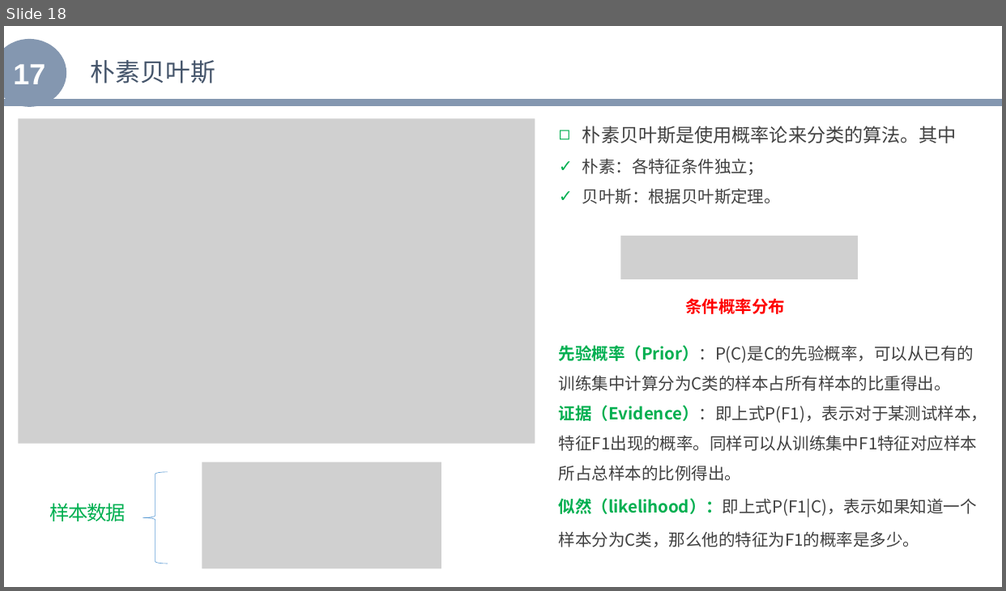
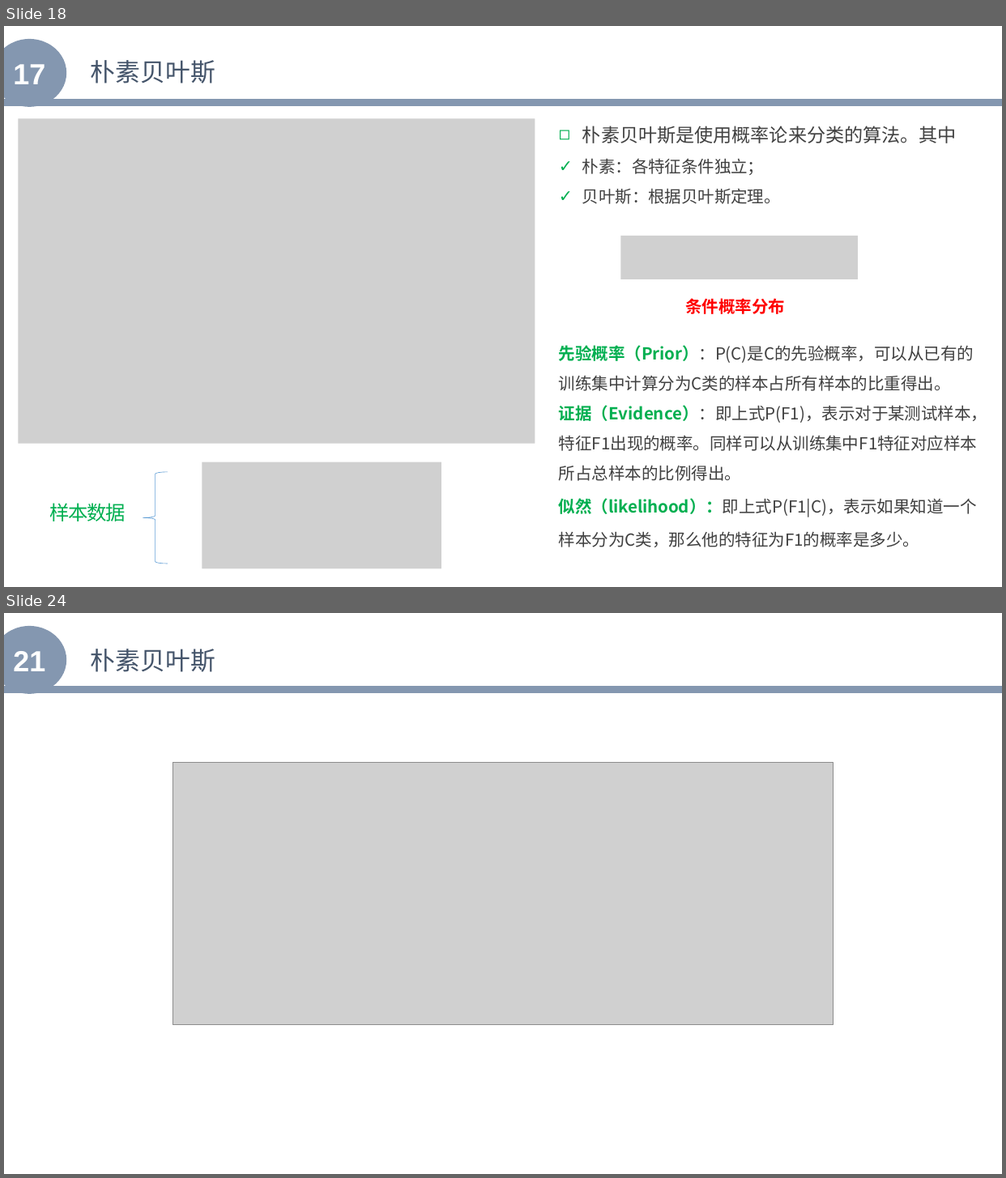
Before and after one commit to zhenglibins/python, a slide deck: python资料/Python与机器学习入门.pptx. Shown one above the other, each under a label of ours: slide 18 before the commit, slides 18 and 24 after it; the slides between them are not shown. The pictures are 1006x591 and 1006x1178 pixels, drawn with LibreOffice and Linux fonts; fonts in the diff are those of the drawing; grey boxes stand for pictures. Boxes give left, top, right and bottom in pixels: in the first picture for what was removed or moved away, otherwise in the second. Text is boxed around its words. In the diff, an @@ line names an element or a change of style, - is before the commit and + after.

```diff
--- a/python资料/Python与机器学习入门.pptx
+++ b/python资料/Python与机器学习入门.pptx
@@ slide 24 added at <box>4,613,1002,1174</box>, background #FFFFFF @@
@@ ellipse added at <box>4,626,66,694</box>, fill #8497B0, 28 pt, text #FFFFFF, bold @@
+21
@@ text added at <box>91,649,215,672</box>, 24 pt, text #44546A @@
+朴素贝叶斯
@@ line added from (4, 689) to (1002, 689), #8497B0 7 pt @@
@@ picture added at <box>172,762,833,1024</box> @@
```
Also in this commit, not shown: 2 slides changed, 6 other slides added, 2 slides removed, 2 other files.
